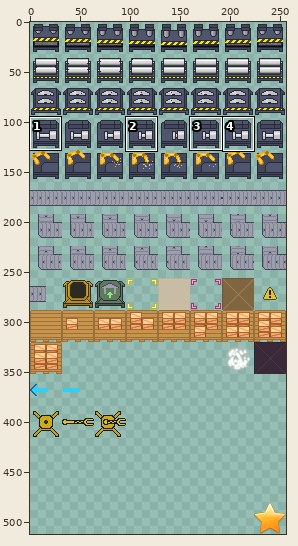
File history of a sprite sheet, app/src/main/res/drawable-nodpi/blocks.png. Above: a wide view before the commit, with the close-up outlined.
Close-up. Old version:
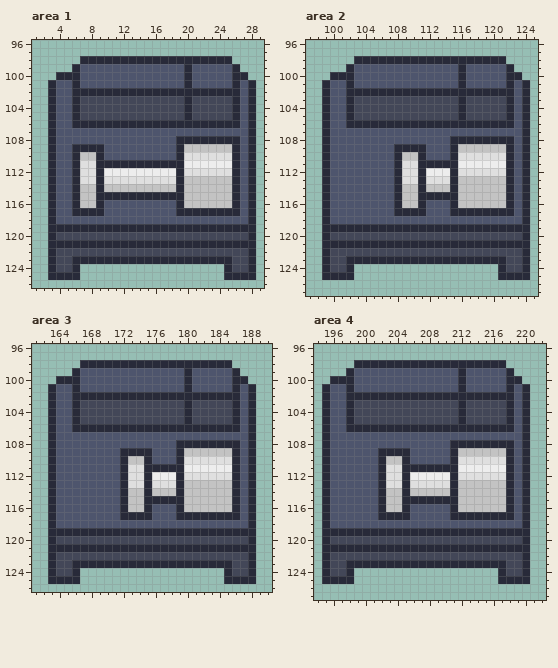
The file is 256x512 pixels. Pixels under 10% opacity are left out. Colours within 5 levels of each other are drawn and written as one. Shown: area 1: x 1..29, y 96..126; area 2: x 97..125, y 96..127; area 3: x 161..190, y 96..126; area 4: x 194..222, y 96..127. The commit also changed other parts of the picture, which this record leaves out.
After the commit:
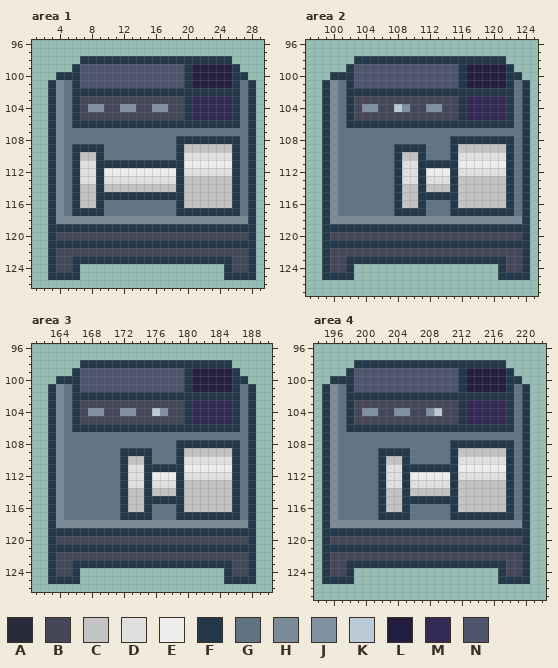
Palette (. is transparent): A #282a39  B #434758  C #c3c3c3  D #dfdfdf  E #ededed  F #233849  G #617483  H #7b8c98  J #8092a1  K #bbcad7  L #251f3f  M #332b56  N #4e556d
Change:
Changed rows in their new state; - is an unchanged pixel.
Area 1:
first column x 3:
 98 ----FFFFFFFFFFFFFFFFFFF---
 99 ---F-------------FLLLLLF--
100 -FFF-------------FLLLLLFF-
101 FHGF-------------FLLLLLFGF
102 FHGFFFFFFFFFFFFFFFFFFFFFGF
103 FHGF-------------FMMMMMFGF
104 FHGF-JJ--JJ--JJ--FMMMMMFGF
105 FHGF-------------FMMMMMFGF
106 FHGFFFFFFFFFFFFFFFFFFFFFGF
107 FHGGGGGGGGGGGGGGGGGGGGGGGF
108 FHGGGGGGGGGGGGGGFFFFFFFFGF
109 FHGFFFFGGGGGGGGGF------FGF
110 FHGF--FGGGGGGGGGF------FGF
111 FHGF--FFFFFFFFFFF------FGF
112 FHGF--F---------F------FGF
113 FHGF--F---------F------FGF
114 FHGF--F---------F------FGF
115 FHGF--FFFFFFFFFFF------FGF
116 FHGF--FGGGGGGGGGF------FGF
117 FHGFFFFGGGGGGGGGFFFFFFFFGF
118 FHHHHHHHHHHHHHHHHHHHHHHHHF
119 FFFFFFFFFFFFFFFFFFFFFFFFFF
120 F------------------------F
121 FFFFFFFFFFFFFFFFFFFFFFFFFF
122 F------------------------F
123 F--FFFFFFFFFFFFFFFFFFFF--F
124 F--F------------------F--F
125 FFFF------------------FFFF
Area 2:
first column x 99:
 98 ----FFFFFFFFFFFFFFFFFFF---
 99 ---F-------------FLLLLLF--
100 -FFF-------------FLLLLLFF-
101 FHGF-------------FLLLLLFGF
102 FHGFFFFFFFFFFFFFFFFFFFFFGF
103 FHGF-------------FMMMMMFGF
104 FHGF-JJ--KJ--JJ--FMMMMMFGF
105 FHGF-------------FMMMMMFGF
106 FHGFFFFFFFFFFFFFFFFFFFFFGF
107 FHGGGGGGGGGGGGGGGGGGGGGGGF
108 FHGGGGGGGGGGGGGGFFFFFFFFGF
109 FHGGGGGGGFFFFGGGF------FGF
110 FHGGGGGGGF--FGGGF------FGF
111 FHGGGGGGGF--FFFFF------FGF
112 FHGGGGGGGF--F---F------FGF
113 FHGGGGGGGF--F---F------FGF
114 FHGGGGGGGF--F---F------FGF
115 FHGGGGGGGF--FFFFF------FGF
116 FHGGGGGGGF--FGGGF------FGF
117 FHGGGGGGGFFFFGGGFFFFFFFFGF
118 FHHHHHHHHHHHHHHHHHHHHHHHHF
119 FFFFFFFFFFFFFFFFFFFFFFFFFF
120 F------------------------F
121 FFFFFFFFFFFFFFFFFFFFFFFFFF
122 F------------------------F
123 F--FFFFFFFFFFFFFFFFFFFF--F
124 F--F------------------F--F
125 FFFF------------------FFFF
Area 3:
first column x 163:
 98 ----FFFFFFFFFFFFFFFFFFF---
 99 ---F-------------FLLLLLF--
100 -FFF-------------FLLLLLFF-
101 FHGF-------------FLLLLLFGF
102 FHGFFFFFFFFFFFFFFFFFFFFFGF
103 FHGF-------------FMMMMMFGF
104 FHGF-JJ--JJ--KJ--FMMMMMFGF
105 FHGF-------------FMMMMMFGF
106 FHGFFFFFFFFFFFFFFFFFFFFFGF
107 FHGGGGGGGGGGGGGGGGGGGGGGGF
108 FHGGGGGGGGGGGGGGFFFFFFFFGF
109 FHGGGGGGGFFFFGGGF------FGF
110 FHGGGGGGGF--FGGGF------FGF
111 FHGGGGGGGF--FFFFF------FGF
112 FHGGGGGGGF--F---F------FGF
113 FHGGGGGGGF--F---F------FGF
114 FHGGGGGGGF--F---F------FGF
115 FHGGGGGGGF--FFFFF------FGF
116 FHGGGGGGGF--FGGGF------FGF
117 FHGGGGGGGFFFFGGGFFFFFFFFGF
118 FHHHHHHHHHHHHHHHHHHHHHHHHF
119 FFFFFFFFFFFFFFFFFFFFFFFFFF
120 F------------------------F
121 FFFFFFFFFFFFFFFFFFFFFFFFFF
122 F------------------------F
123 F--FFFFFFFFFFFFFFFFFFFF--F
124 F--F------------------F--F
125 FFFF------------------FFFF
Area 4:
first column x 195:
 98 ----FFFFFFFFFFFFFFFFFFF---
 99 ---F-------------FLLLLLF--
100 -FFF-------------FLLLLLFF-
101 FHGF-------------FLLLLLFGF
102 FHGFFFFFFFFFFFFFFFFFFFFFGF
103 FHGF-------------FMMMMMFGF
104 FHGF-JJ--JJ--JK--FMMMMMFGF
105 FHGF-------------FMMMMMFGF
106 FHGFFFFFFFFFFFFFFFFFFFFFGF
107 FHGGGGGGGGGGGGGGGGGGGGGGGF
108 FHGGGGGGGGGGGGGGFFFFFFFFGF
109 FHGGGGGFFFFGGGGGF------FGF
110 FHGGGGGF--FGGGGGF------FGF
111 FHGGGGGF--FFFFFFF------FGF
112 FHGGGGGF--F-----F------FGF
113 FHGGGGGF--F-----F------FGF
114 FHGGGGGF--F-----F------FGF
115 FHGGGGGF--FFFFFFF------FGF
116 FHGGGGGF--FGGGGGF------FGF
117 FHGGGGGFFFFGGGGGFFFFFFFFGF
118 FHHHHHHHHHHHHHHHHHHHHHHHHF
119 FFFFFFFFFFFFFFFFFFFFFFFFFF
120 F------------------------F
121 FFFFFFFFFFFFFFFFFFFFFFFFFF
122 F------------------------F
123 F--FFFFFFFFFFFFFFFFFFFF--F
124 F--F------------------F--F
125 FFFF------------------FFFF
Changed places in both close-ups, as pixel boxes (x1, y1, x2, y2):
changed: (48, 56, 256, 280)
changed: (322, 56, 530, 280)
changed: (48, 360, 256, 584)
changed: (322, 360, 530, 584)
